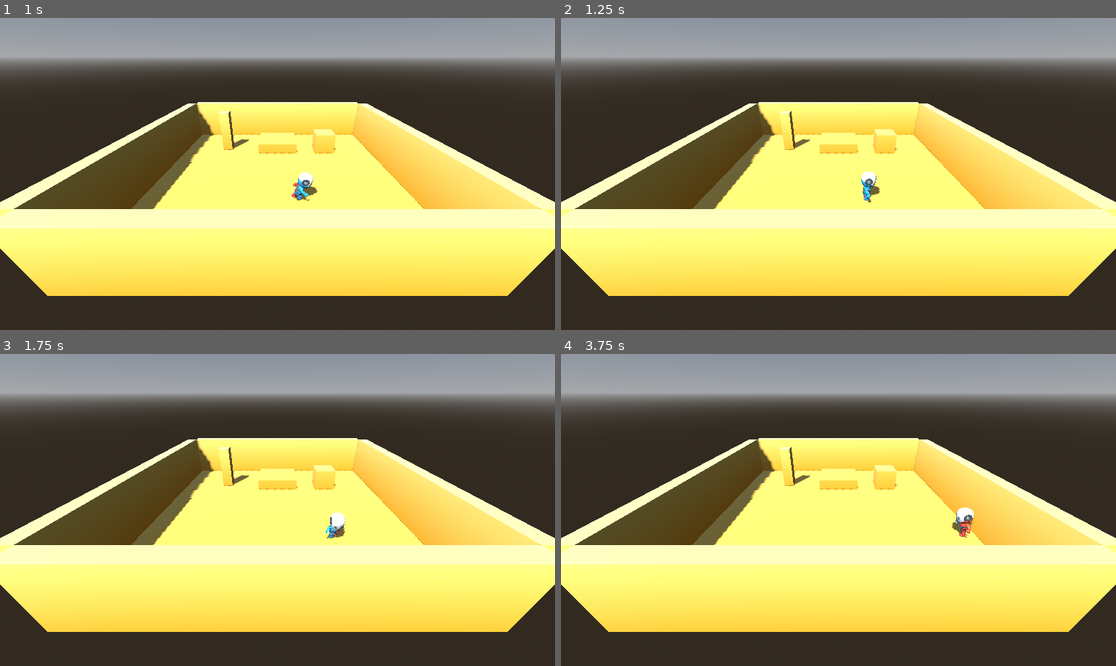
Above: before the commit, frames 1-4 (two rows, left to right).
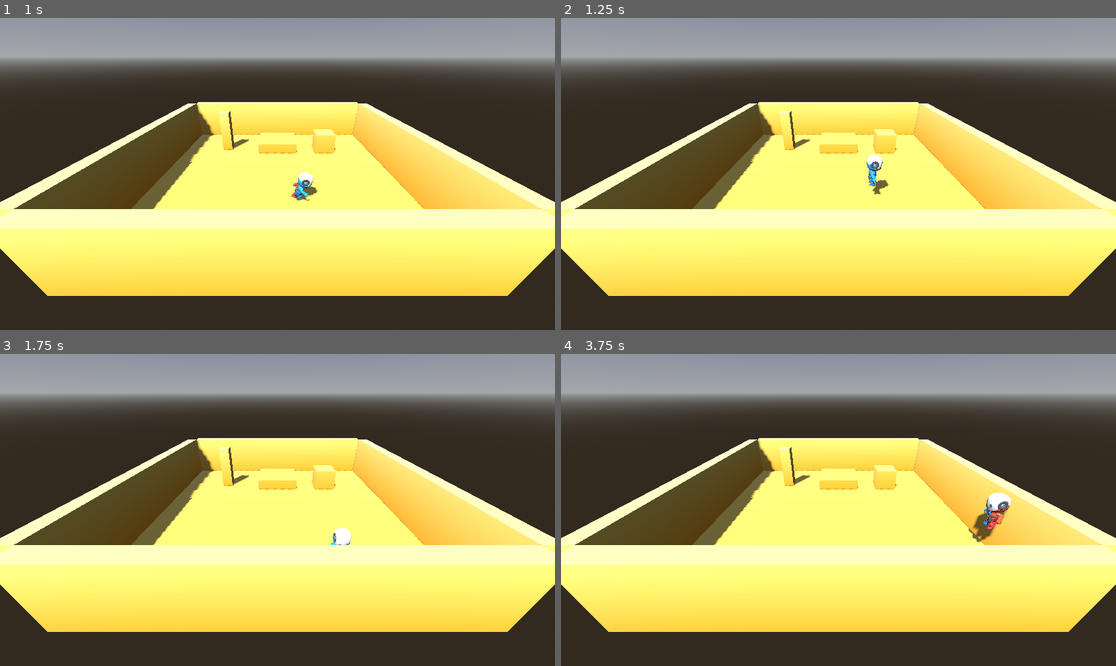
Above: after the commit, the same moments.

Repository: bistlaudio/Attimo
Game: Godot game, scene res://scenes/test/test_scene.tscn
Two runs of this game, one before a commit and one after it. Both use one fixed random seed, a clock stepped at 60 frames per second and the inputs below.
Inputs (mouse positions are in pixels of both pictures, inside the frame that each line leads up to):
- Up to frame 1 (1 s): tap Enter at 0.5 s; move the mouse to (399, 158) at 0.52 s; hold D (move_right) from 0.53 s (still down); tap Q (dash) at 0.6 s; click (399, 158) at 0.67 s; tap Space (jump) at 0.77, 0.8 s
- Up to frame 2 (1.25 s): keep holding D (move_right); tap Space (jump) at 1.07 s
- Up to frame 3 (1.75 s): move the mouse to (166, 525) at 1.27 s; release D (move_right) at 1.28 s; hold S (move_back) from 1.28 s (still down); tap Space (jump) at 1.35, 1.52 s; tap Q (dash) at 1.55 s
- Up to frame 4 (3.75 s): tap Space (jump) at 1.82, 2.3, 3.02, 3.32 s; move the mouse to (894, 441) at 2.02 s; release S (move_back) at 2.03 s; hold D (move_right) 2.03-2.78 s; right-click (894, 441) at 2.1 s; move the mouse to (810, 572) at 2.77 s; hold W (move_forward) 2.78-3.53 s; tap Q (dash) at 2.85 s; click (810, 572) at 2.92 s; move the mouse to (1005, 556) at 3.52 s; hold A (move_left) from 3.53 s (still down); tap E (interact) at 3.6 s

Frame 1 is identical in both runs. In frame 2, 0.4% of the frame differs, in the area x 54-60%, y 43-60%; in frame 3, 0.3%; in frame 4, 0.9%, in the area x 70-82%, y 44-61%.

Commit message:
feat(02-01): real jump and fall on the shared AirState, landed from floor contact
- AirState: air control, facing, dash press, landing into Run or Idle
- Jump launches at config.jump_height speed; Fall holds no timer and emits nothing
- Tracer scenario (e): held apex, one jumped, one landed with impact speed, ends in Idle

Co-Authored-By: Claude Sonnet 5.5 <noreply@anthropic.com>

Diff:
--- /dev/null
+++ b/attimo/scripts/player/states/air_state.gd
@@ -0,0 +1,23 @@
+class_name AirState
+extends State
+## Shared base of the airborne states (Jump, Fall, later DoubleJump and LongJump). physics_update
+## applies air control and facing (D-02), takes a dash press, and lands into Run or Idle once the
+## floor is reached and the body is no longer rising. Subclasses add their rules in _air_update.
+
+
+func physics_update(delta: float) -> StringName:
+	var direction: Vector3 = actor.input_direction()
+	actor.face(direction, delta)
+	actor.accelerate_air(direction, delta)
+	if Input.is_action_just_pressed(&"dash"):
+		return &"Dash"
+	if actor.is_grounded() and actor.vertical_speed <= 0.0:
+		if direction != Vector3.ZERO:
+			return &"Run"
+		return &"Idle"
+	return _air_update(delta)
+
+
+## Override in subclasses. Return a state name to transition, or &"" to stay.
+func _air_update(_delta: float) -> StringName:
+	return &""
--- a/attimo/scripts/player/states/fall.gd
+++ b/attimo/scripts/player/states/fall.gd
@@ -1,27 +1,3 @@
-extends State
-## Fall: timer-driven, no physics (D-09). When FALL_TIME has passed the landing phase (Jump_Land) is reached:
-## emit the landed fact exactly once, then go to Run (input held) or Idle. Phase 2 replaces the timer with floor contact.
-
-## Short Jump_Idle hold in seconds, a D-09 demo timing.
-const FALL_TIME: float = 0.3
-
-var _timer: float = 0.0
-
-
-func enter(_previous: StringName) -> void:
-	_timer = 0.0
-
-
-func physics_update(delta: float) -> StringName:
-	if Input.is_action_just_pressed(&"dash"):
-		return &"Dash"
-	var direction: Vector3 = actor.input_direction()
-	actor.face(direction, delta)
-	_timer += delta
-	if _timer >= FALL_TIME:
-		# impact_speed is 0.0: Phase 1 has no vertical motion. The signal shape is final; Phase 2 supplies the value.
-		EventBus.landed.emit(actor.global_position, 0.0)
-		if direction != Vector3.ZERO:
-			return &"Run"
-		return &"Idle"
-	return &""
+extends AirState
+## Fall: airborne without rising. All air rules live in AirState; the landing fact comes from the
+## controller on floor contact, so this state emits nothing.
--- a/attimo/scripts/player/states/jump.gd
+++ b/attimo/scripts/player/states/jump.gd
@@ -1,22 +1,14 @@
-extends State
-## Jump: timer-driven, no physics (D-09). Emits the jumped fact on enter, hands over to Fall after JUMP_TIME.
-
-## Equals the Jump_Start clip length in seconds.
-const JUMP_TIME: float = 0.6
-
-var _timer: float = 0.0
+extends AirState
+## Jump: launches with the speed of config.jump_height and emits the jumped fact on enter.
+## Hands over to Fall at the apex. Gravity and the heavier fall come from the controller.
 
 
 func enter(_previous: StringName) -> void:
-	_timer = 0.0
+	actor.vertical_speed = actor.config.jump_speed(actor.config.jump_height)
 	EventBus.jumped.emit(actor.global_position)
 
 
-func physics_update(delta: float) -> StringName:
-	if Input.is_action_just_pressed(&"dash"):
-		return &"Dash"
-	actor.face(actor.input_direction(), delta)
-	_timer += delta
-	if _timer >= JUMP_TIME:
+func _air_update(_delta: float) -> StringName:
+	if actor.vertical_speed <= 0.0:
 		return &"Fall"
 	return &""
--- a/attimo/tests/smoke/test_ground_movement.gd
+++ b/attimo/tests/smoke/test_ground_movement.gd
@@ -14,6 +14,7 @@
 	await _scenario_bare_camera(tree, check)
 	await _scenario_camera_rig(tree, check)
 	await _scenario_snap_band(tree, check)
+	await _scenario_jump(tree, check)
 
 
 func _tick() -> float:
@@ -189,3 +190,43 @@
 
 	Input.action_release(&"move_forward")
 	await _free_all(tree, nodes)
+
+
+# (e) tracer: a held jump reaches jump_height, lands once, ends in Idle.
+func _scenario_jump(tree: SceneTree, check: Callable) -> void:
+	var bus: Node = tree.root.get_node("EventBus")
+	var jumped: Array[int] = [0]
+	var landed: Array[int] = [0]
+	var impacts: Array[float] = []
+	var on_jumped: Callable = func(_position: Vector3) -> void: jumped[0] += 1
+	var on_landed: Callable = func(_position: Vector3, impact_speed: float) -> void:
+		landed[0] += 1
+		impacts.append(impact_speed)
+	bus.connect(&"jumped", on_jumped)
+	bus.connect(&"landed", on_landed)
+
+	var nodes: Array[Node] = await _spawn(tree, Vector3.ZERO)
+	var player: PlayerController = nodes[1] as PlayerController
+	var config: MovementConfig = player.config
+	check.call(landed[0] == 0 and jumped[0] == 0, "(e) no jumped or landed fact while standing")
+
+	Input.action_press(&"jump")
+	var max_y: float = 0.0
+	var ticks: int = 0
+	while landed[0] == 0 and ticks < 120:
+		await Fixtures.wait_physics(tree, 1)
+		max_y = maxf(max_y, player.global_position.y)
+		ticks += 1
+	await Fixtures.wait_physics(tree, 3)
+
+	check.call(absf(max_y - config.jump_height) < 0.1, "(e) held jump apex %.3f m is within 0.1 of jump_height %.2f" % [max_y, config.jump_height])
+	check.call(jumped[0] == 1, "(e) exactly one jumped fact (got %d)" % jumped[0])
+	check.call(landed[0] == 1, "(e) exactly one landed fact (got %d)" % landed[0])
+	check.call(impacts.size() == 1 and impacts[0] > 0.0, "(e) landed carries a real impact speed (%.2f m/s)" % (impacts[0] if impacts.size() > 0 else -1.0))
+	check.call(player.state_machine.current.name == &"Idle", "(e) the player lands in Idle")
+	check.call(absf(player.global_position.y) < 0.05, "(e) the player stands on the floor top (y=%.3f)" % player.global_position.y)
+
+	bus.disconnect(&"jumped", on_jumped)
+	bus.disconnect(&"landed", on_landed)
+	Input.action_release(&"jump")
+	await _free_all(tree, nodes)
Not shown, added: attimo/scripts/player/states/air_state.gd.uid
